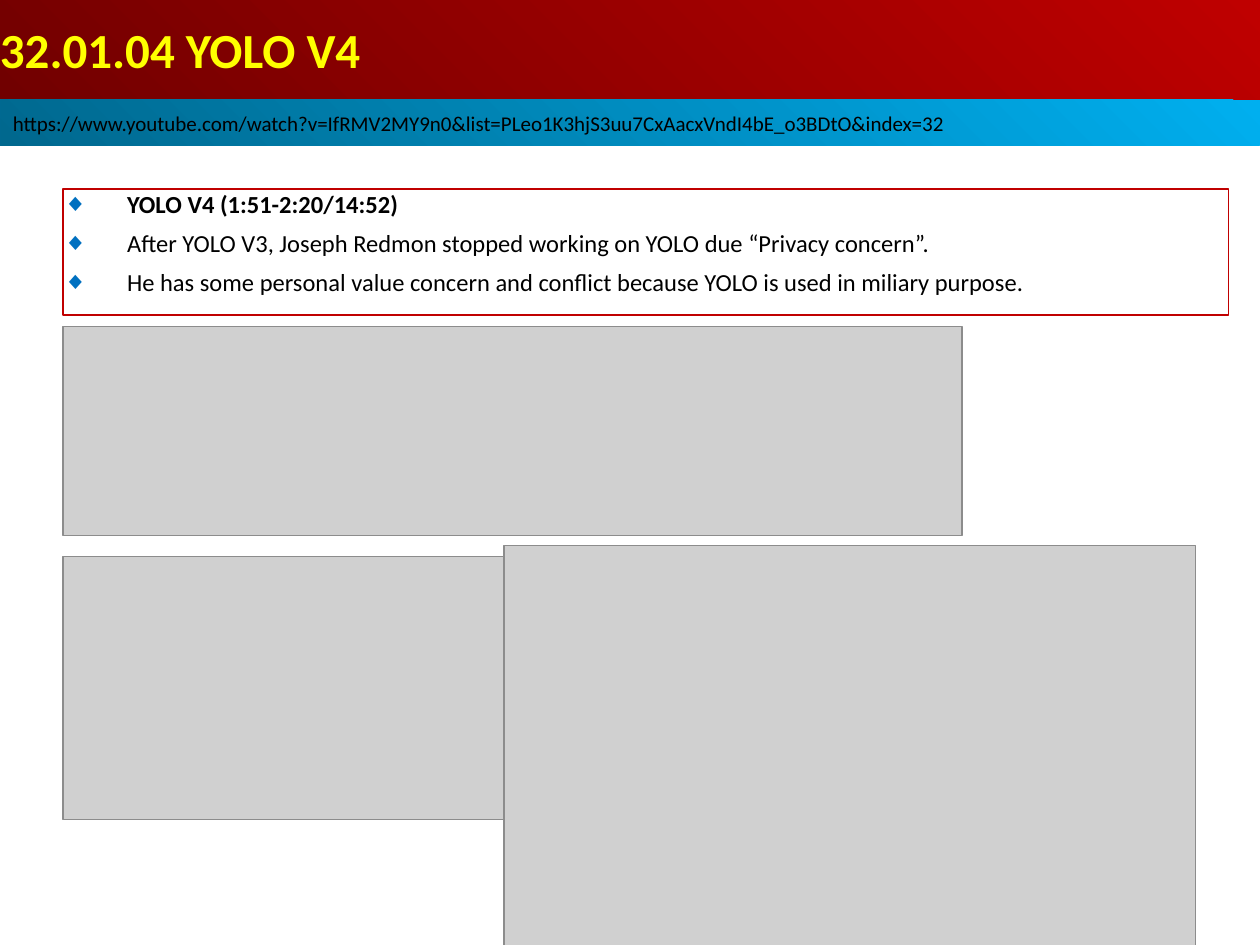
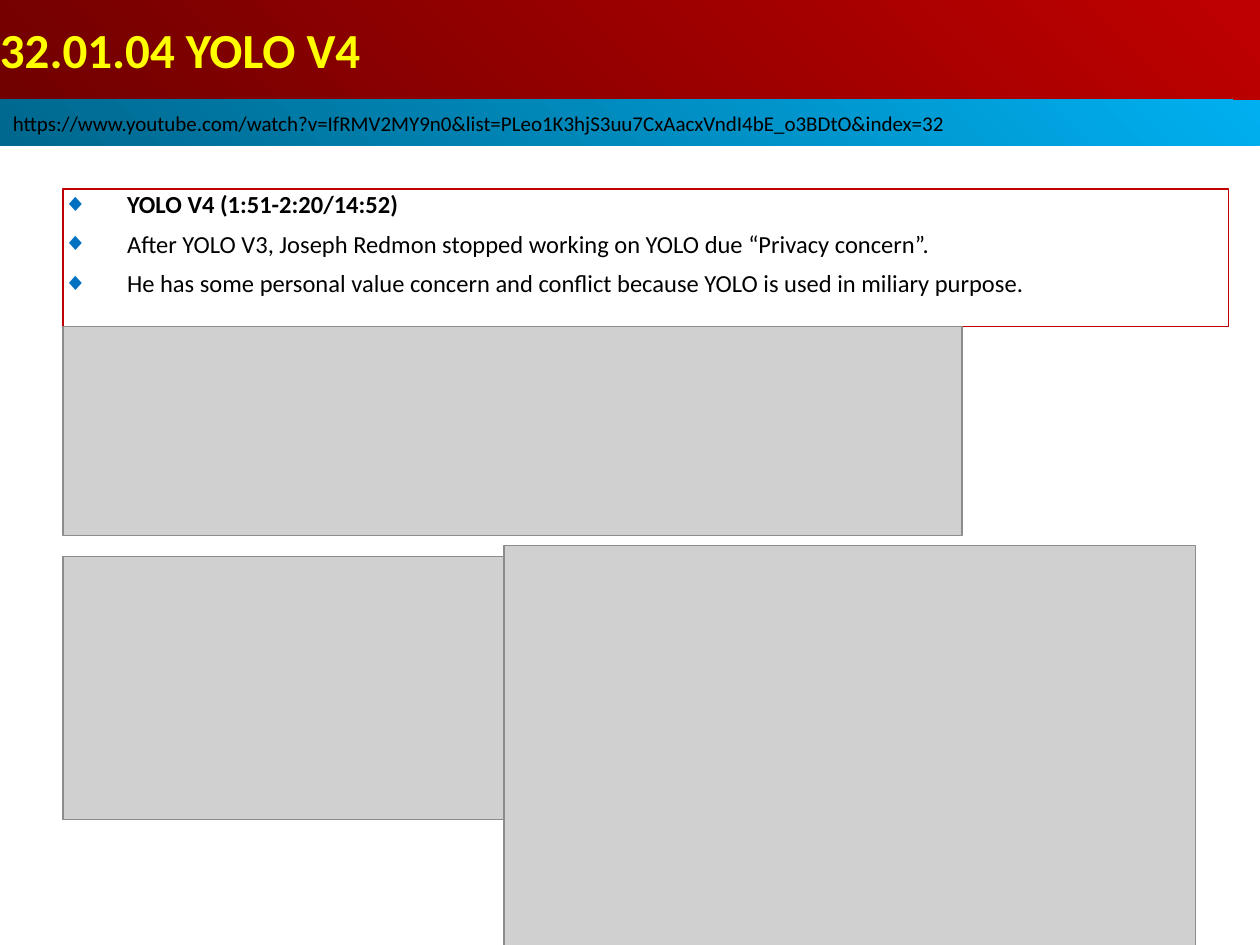
Before and after one commit to peterhchen/AIU_CS512_DL, a slide deck: slide 17 of 000_Lecture_Project/week15/01_Lecture/32.01_YOLO_History.ppt. Drawn at 1260x945 pixels with LibreOffice and Linux fonts; fonts in the diff are those of the drawing; grey boxes stand for pictures. Boxes give left, top, right and bottom in pixels: in the first picture for what was removed or moved away, otherwise in the second. Text is boxed around its words. In the diff, an @@ line names an element or a change of style, - is before the commit and + after.

```diff
--- a/000_Lecture_Project/week15/01_Lecture/32.01_YOLO_History.ppt
+++ b/000_Lecture_Project/week15/01_Lecture/32.01_YOLO_History.ppt
@@ rectangle "YOLO V4 (1:51-2:20/14:52)" resized from (x1=63, y1=189, x2=1228, y2=315) to (x1=63, y1=189, x2=1228, y2=326) @@
```
Also in this commit, not shown: 3 other slides changed, 1 other file.
